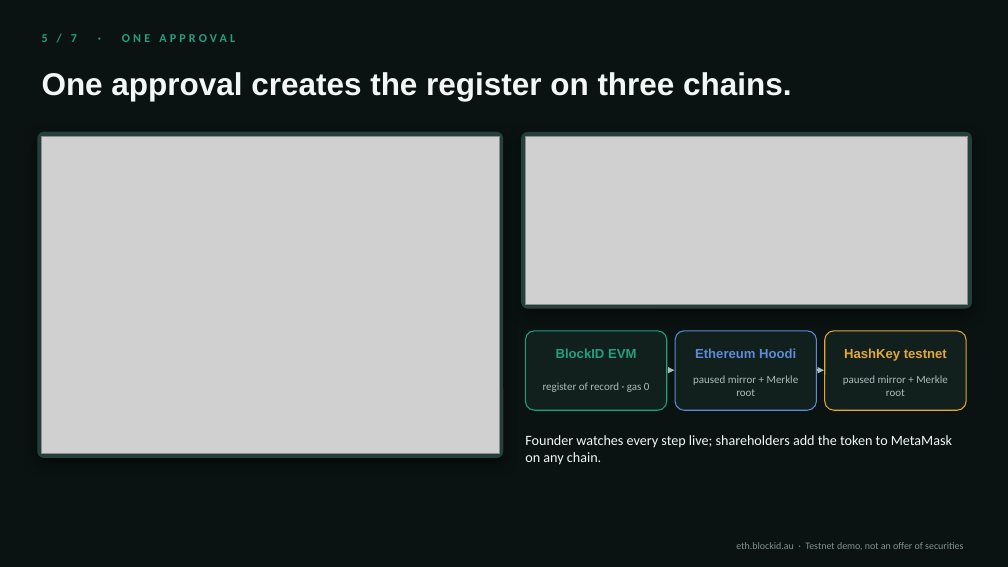
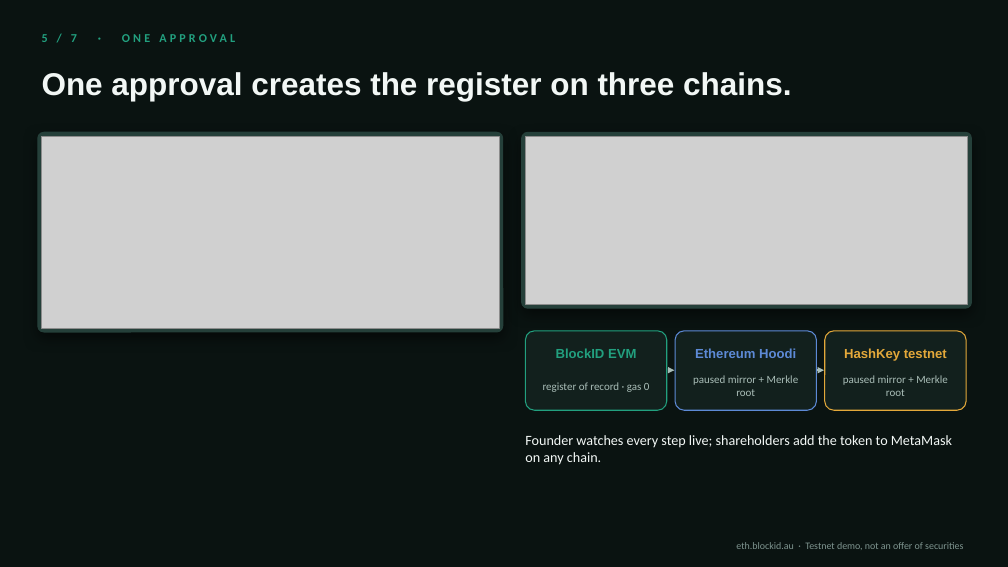
Before and after one commit to Blockid-au/eth-blockid-hackathon, a slide deck: slide 5 of docs/pitch/out/BlockID-Startup-Passport-3min.pptx. Drawn at 1008x567 pixels with LibreOffice and Linux fonts; fonts in the diff are those of the drawing; grey boxes stand for pictures. Boxes give left, top, right and bottom in pixels: in the first picture for what was removed or moved away, otherwise in the second. Text is boxed around its words. In the diff, an @@ line names an element or a change of style, - is before the commit and + after.

```diff
--- a/docs/pitch/out/BlockID-Startup-Passport-3min.pptx
+++ b/docs/pitch/out/BlockID-Startup-Passport-3min.pptx
@@ rounded rectangle: place and size @@
-rounded rectangle at bbox=[38, 132, 503, 457]
+rounded rectangle at bbox=[38, 132, 503, 332]
@@ rounded rectangle at bbox=[38, 132, 503, 332]: proportions changed @@
@@ picture: place and size @@
-picture at bbox=[42, 136, 499, 454]
+picture at bbox=[42, 136, 499, 328]
```
Also in this commit, not shown: 2 other slides changed, 4 other files.
